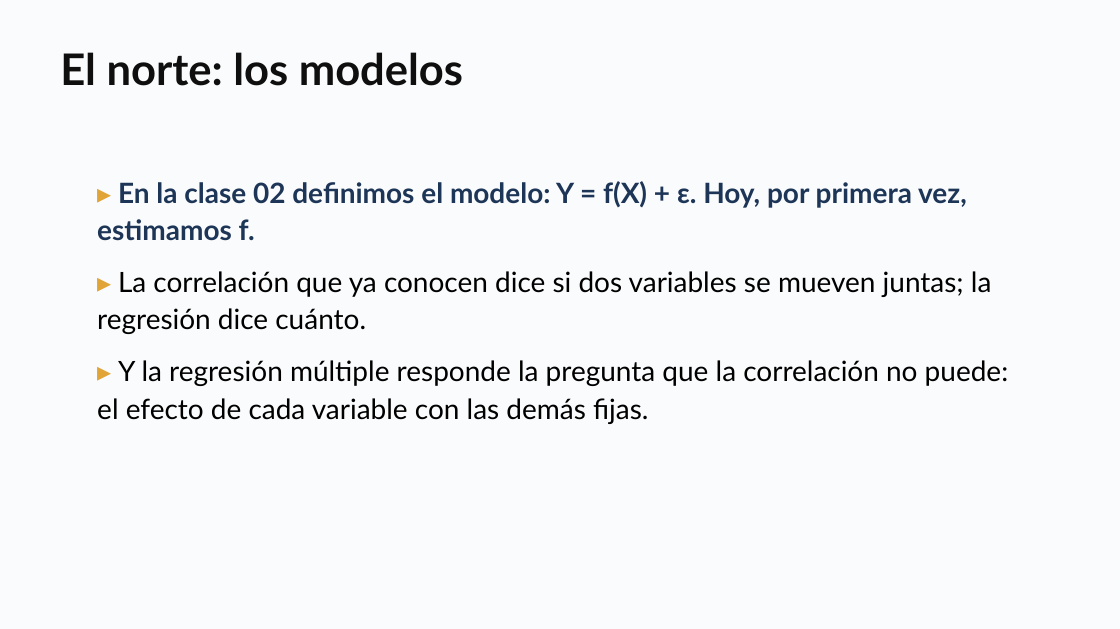
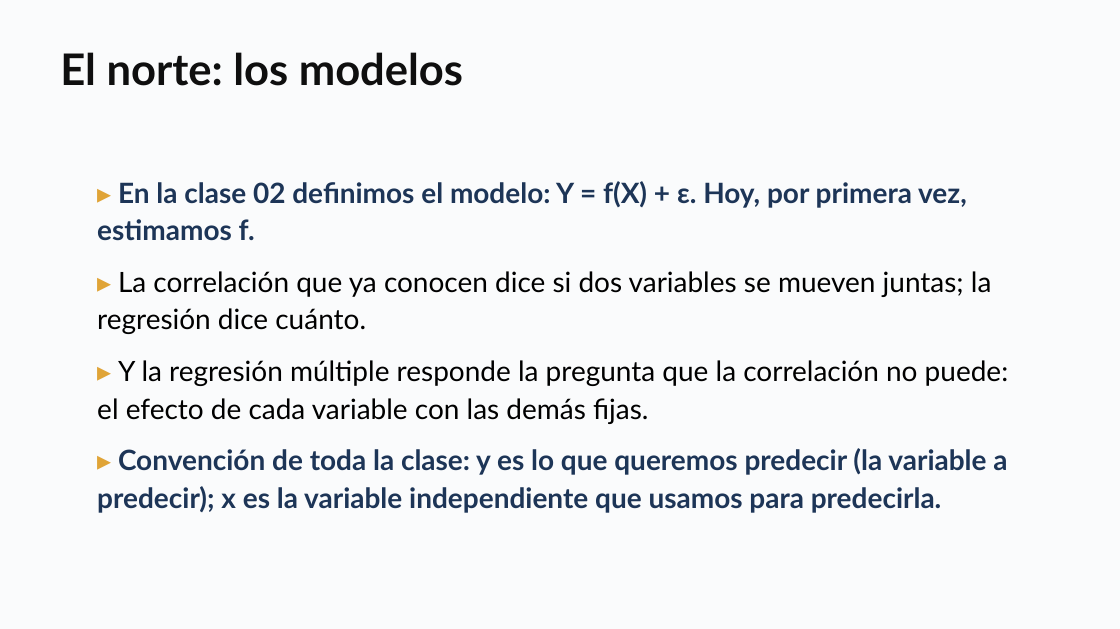
Before and after one commit to daniopitz/cienciadatos, a slide deck: slide 3 of presentaciones/clase04_regresion.pptx. Drawn at 1120x629 pixels with LibreOffice and Linux fonts; fonts in the diff are those of the drawing. Boxes give left, top, right and bottom in pixels: in the first picture for what was removed or moved away, otherwise in the second. Text is boxed around its words. In the diff, an @@ line names an element or a change of style, - is before the commit and + after.

```diff
--- a/presentaciones/clase04_regresion.pptx
+++ b/presentaciones/clase04_regresion.pptx
@@ text at [97, 448, 1007, 513]: paragraph added @@
+▸ Convención de toda la clase: y es lo que queremos predecir (la variable a predecir); x es la variable independiente que usamos para predecirla.
```
Also in this commit, not shown: 2 other slides changed, 2 other files.
